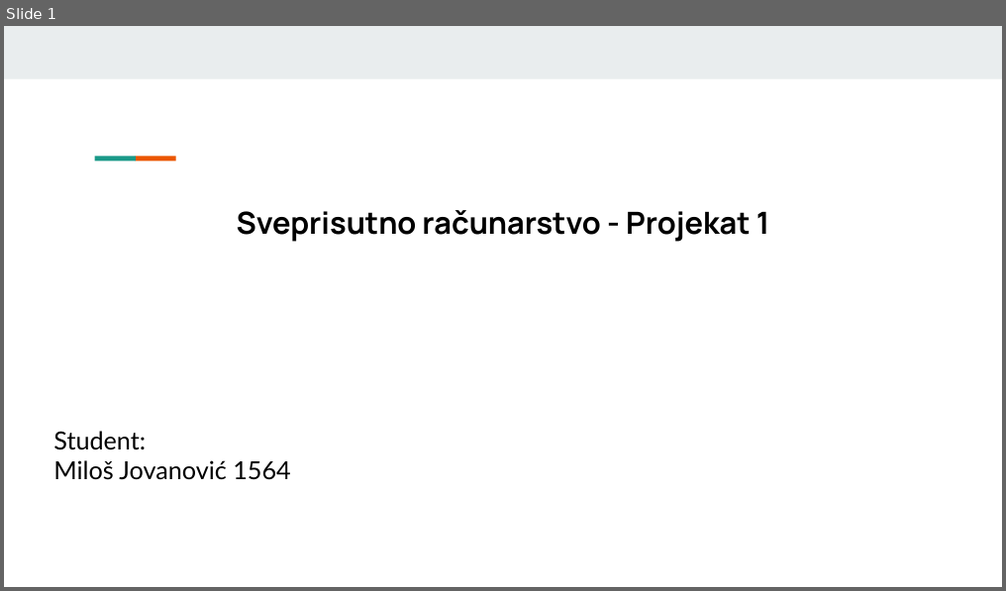
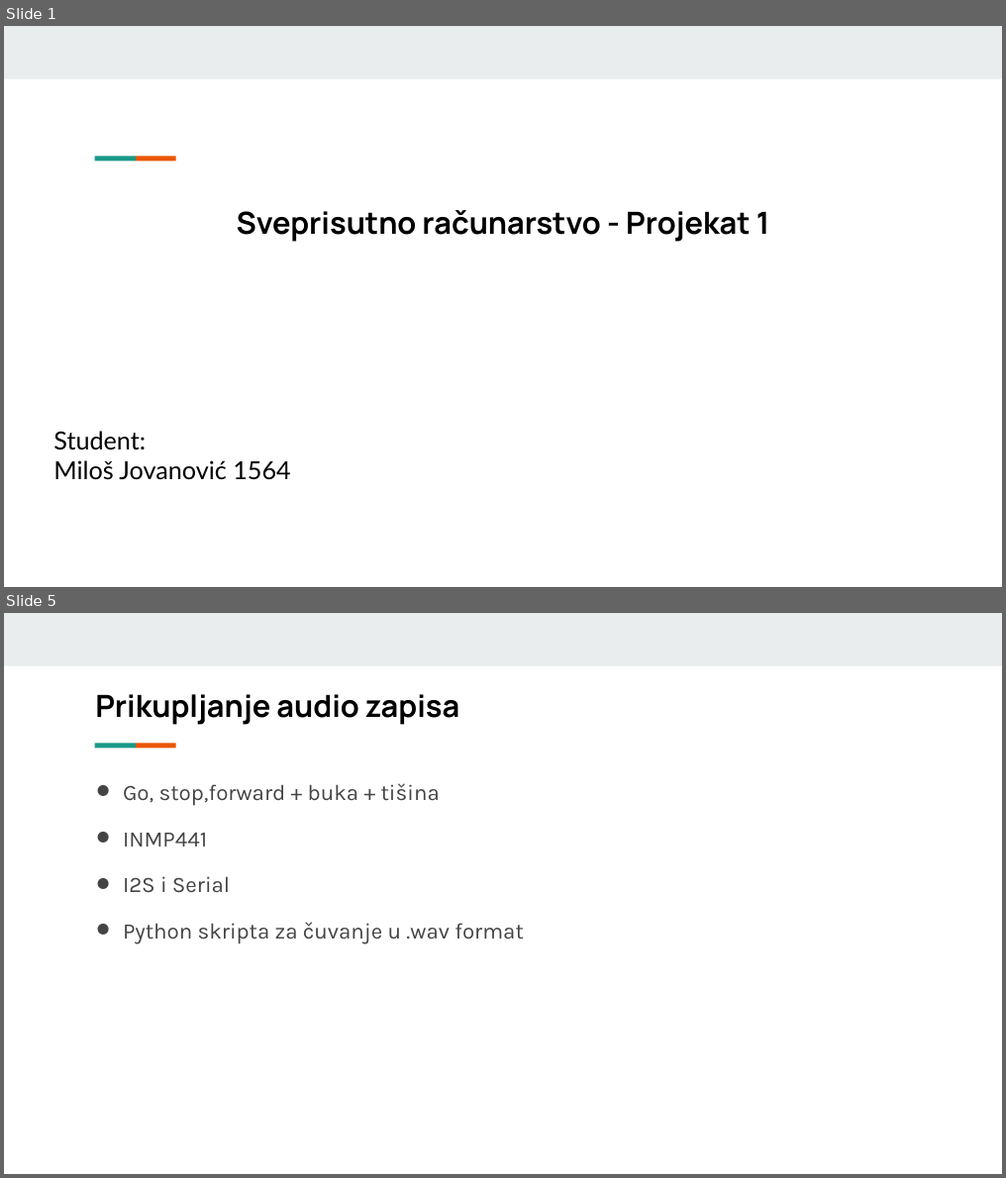
Before and after one commit to mjovanovic9999/uc, a slide deck: I/prezentacija1.odp. Shown one above the other, each under a label of ours: slide 1 before the commit, slides 1 and 5 after it; the slides between them are not shown. The pictures are 1006x591 and 1006x1178 pixels, drawn with LibreOffice and Linux fonts; fonts in the diff are those of the drawing. Boxes give left, top, right and bottom in pixels: in the first picture for what was removed or moved away, otherwise in the second. Text is boxed around its words. In the diff, an @@ line names an element or a change of style, - is before the commit and + after.

```diff
--- a/I/prezentacija1.odp
+++ b/I/prezentacija1.odp
@@ slide 5 added at (4, 613, 1002, 1174), background #FFFFFF; not listed: 3 template elements that a slide beside it also shows @@
@@ title added at (95, 694, 459, 725), 22 pt, text #000000, bold @@
+Prikupljanje audio zapisa
@@ text added at (123, 783, 524, 945), 16 pt, text #444444 @@
+ Go, stop,forward + buka + tišina
+ INMP441
+ I2S i Serial
+ Python skripta za čuvanje u .wav format
```
Also in this commit, not shown: 12 other slides added, 13 other files.
